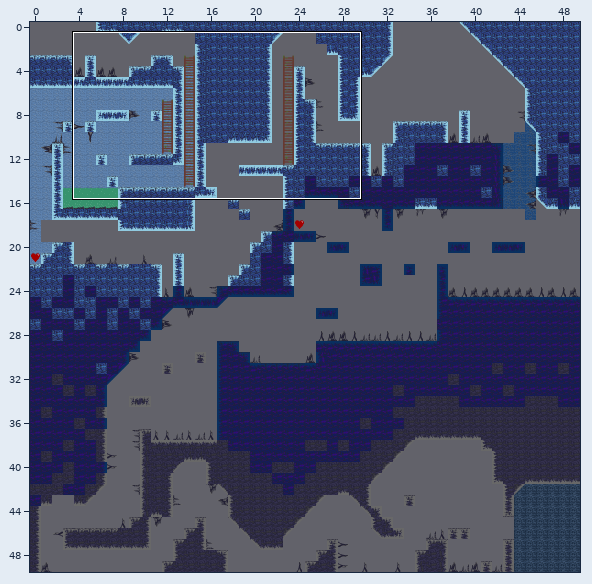
A Tiled map gets an edit: assets/map.tmx. Above, an overview of the earlier version with the close-up marked.
Close-up. Before the commit:
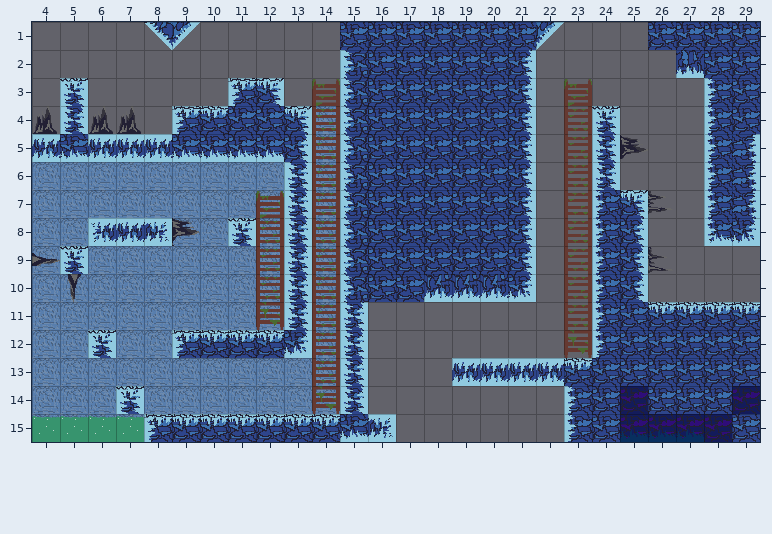
Cells are 32x32 px. Shown: x 4..29, y 1..15.
After the commit:
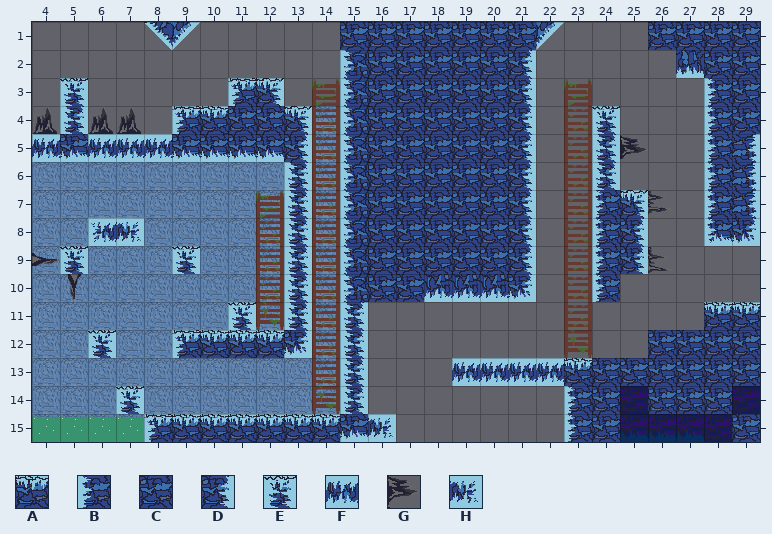
Key: from "tuiles_de_jeu": A 1, B 50, C 51, D 52, E 150, F 200 turned 90, G 202, H 250 turned 270.
_ is an empty cell, . an unchanged one.
Edits made:
--- layer "calque_plateformes"
@@ x 7..27 @@
- 8 FHG.E................
- 9 .._..................
-10 ..................D..
-11 ...._............BCAA
-12 .................BC..
+ 8 H__._................
+ 9 ..E..................
+10 .................._..
+11 ....E............____
+12 .................__..
